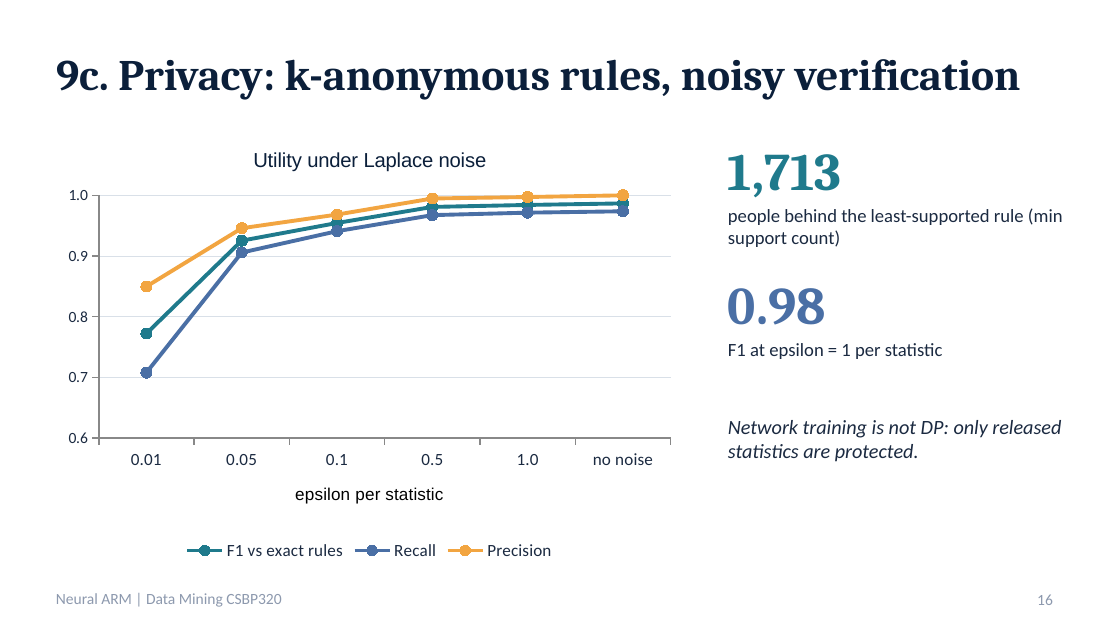
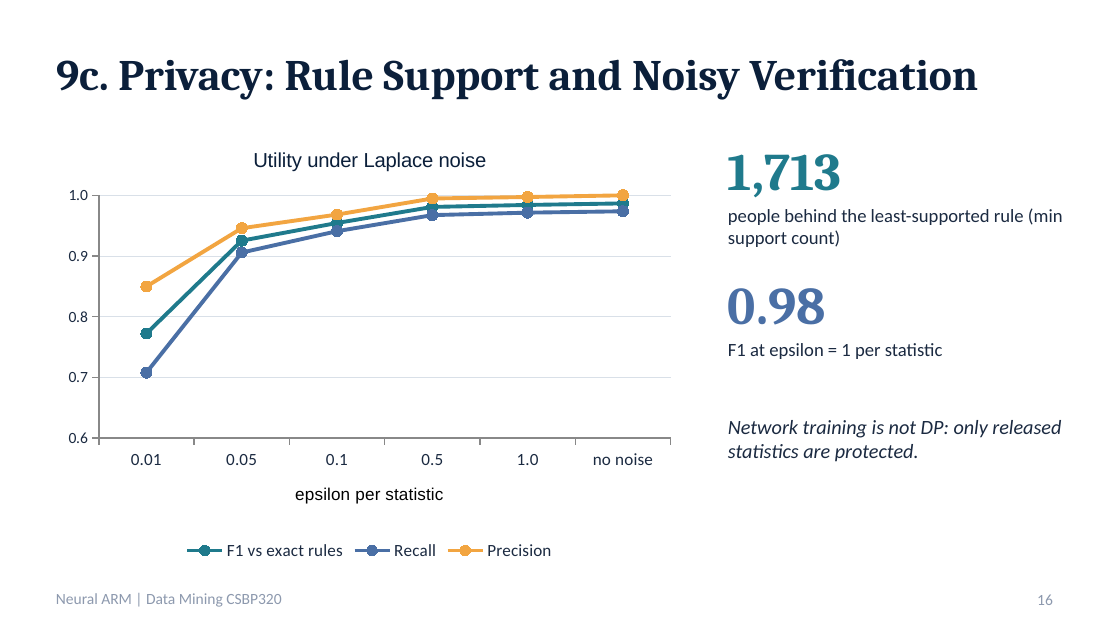
Before and after one commit to mnmalali/Neural-Association-Rule-Mining, a slide deck: slide 16 of report/Neural_ARM_Presentation.pptx. Drawn at 1120x630 pixels with LibreOffice and Linux fonts; fonts in the diff are those of the drawing. Boxes give left, top, right and bottom in pixels: in the first picture for what was removed or moved away, otherwise in the second. Text is boxed around its words. In the diff, an @@ line names an element or a change of style, - is before the commit and + after.

```diff
--- a/report/Neural_ARM_Presentation.pptx
+++ b/report/Neural_ARM_Presentation.pptx
@@ title at <box>56,59,979,100</box>: text changed @@
-9c. Privacy: k-anonymous rules, noisy verification
+9c. Privacy: Rule Support and Noisy Verification
```
Also in this commit, not shown: 3 other slides changed, 1 other file.
